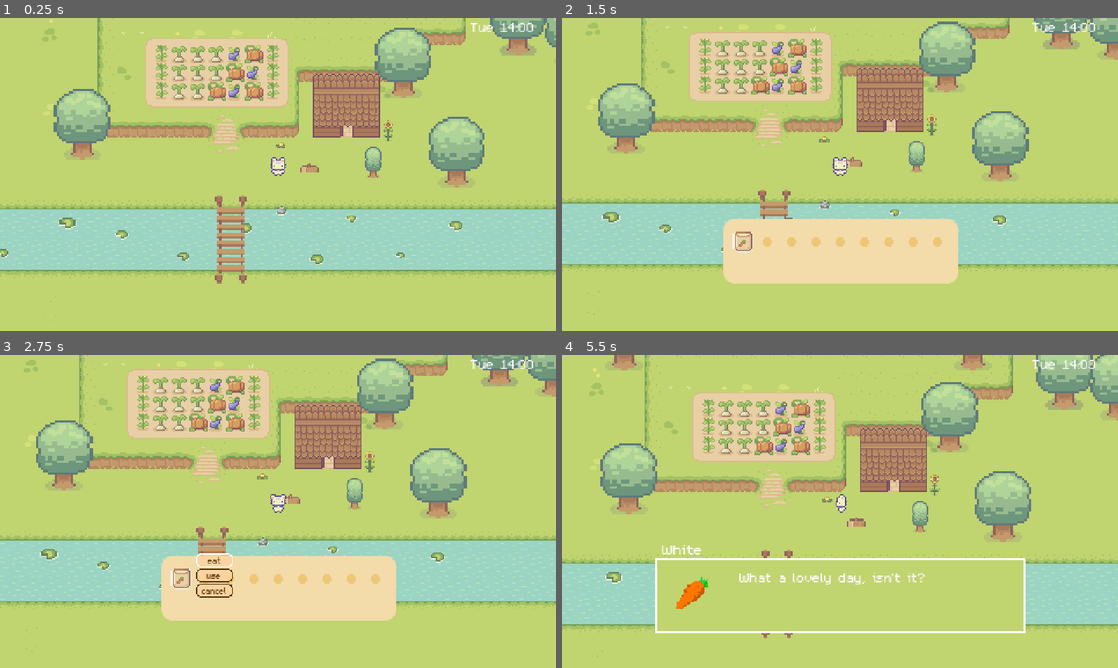
Above: before the commit, frames 1-4 (two rows, left to right).
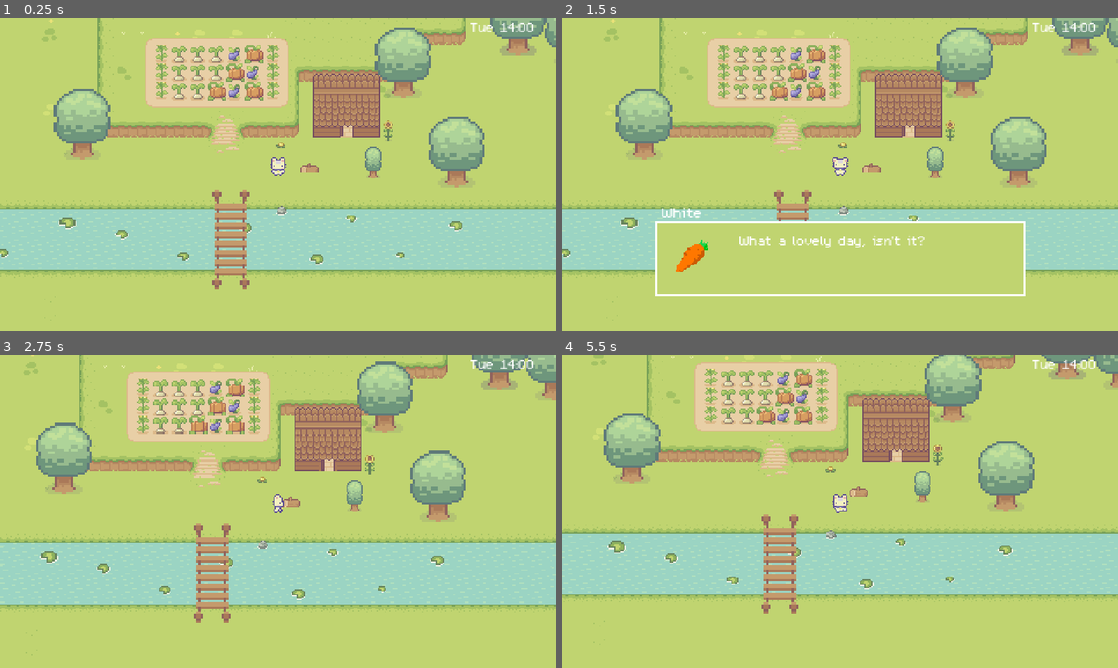
Above: after the commit, the same moments.

Repository: nkbs33/Godot_Farm
Game: Godot game, scene res://demo.tscn
Same seed, same stepped clock (60 frames per second), same inputs: the game is played once before the commit and once after it.
Inputs:
- Up to frame 1 (0.25 s): no input
- Up to frame 2 (1.5 s): tap Enter (ui_accept) at 0.5, 0.77, 1.07 s; hold D (move_right) 0.53-1.28 s; tap Space at 0.6 s; tap E at 0.8, 1.35 s; hold S (move_down) from 1.28 s (still down)
- Up to frame 3 (2.75 s): tap Enter (ui_accept) at 1.52, 1.55, 1.82 s; release S (move_down) at 2.03 s; hold D (move_right) from 2.03 s (still down); hold Enter (ui_accept) from 2.03 s (still down); tap Space at 2.3 s
- Up to frame 4 (5.5 s): release D (move_right) at 2.78 s; release Enter (ui_accept) at 2.78 s; hold W (move_up) 2.78-3.53 s; tap Space at 2.85, 4.55 s; tap Enter (ui_accept) at 3.02, 3.32, 4.52, 4.82 s; tap E at 3.05, 3.6, 5.3 s; hold Enter (ui_accept) 3.53-4.28 s; hold A (move_left) 3.53-5.03 s; tap Escape at 4.15 s; tap J at 4.35 s; hold S (move_down) from 5.03 s (still down); tap I at 5.1 s

The runs differ from the first frame. In frame 1, 1.1% of the frame differs, in the area x 38-45%, y 54-87%; in frame 2, 37%; in frame 3, 22%; in frame 4, 48%, in the area x 0-100%, y 0-97%.

Commit message:
work work

Diff:
--- a/GlobalData/backpack_data.gd
+++ b/GlobalData/backpack_data.gd
@@ -4,11 +4,12 @@
 
 @export var items = []
 var num_empty = 0
+const NUM_SLOTS = 256
 
 # Called when the node enters the scene tree for the first time.
 func _ready():
-	items.resize(5)
-	num_empty = 5
+	items.resize(NUM_SLOTS)
+	num_empty = NUM_SLOTS
 	items[0] = {"name":"carrot", "amount":0}
 
 func is_full():
--- a/UI/Dialogue/dialogue.gd
+++ b/UI/Dialogue/dialogue.gd
@@ -3,7 +3,9 @@
 
 var dialog_index = -1
 var dialog_data
-var smooth_display_enabled:bool = true
+
+@export var smooth_display_enabled:bool = true
+@export var text_speed = 5
 var is_smooth_playing:bool = false
 var smooth_play_timer:float
 
@@ -14,6 +16,15 @@
 	var f = FileAccess.open("res://UI/Dialogue/assets/dialog_file.json", FileAccess.READ)
 	dialog_data = JSON.parse_string(f.get_as_text())
 
+func toggle_visible(vis):
+	visible = vis
+	dialog_index = -1
+
+func handle_action(action):
+	if action == "ui_accept" and not is_smooth_playing:
+		dialog_index += 1
+		update_dialog()
+
 func update_dialog():
 	if dialog_index >= dialog_data.size():
 		exit.emit()
@@ -22,7 +33,6 @@
 	d_text.text = dialog_data[dialog_index]["text"]
 	smooth_display()
 
-
 func smooth_display():
 	if not smooth_display_enabled:
 		return
@@ -30,20 +40,15 @@
 	is_smooth_playing = true
 	smooth_play_timer = 0
 
+func _process(delta):
+	if not is_smooth_playing:
+		return
+	smooth_play_timer += delta
+	while smooth_play_timer > 0.05/text_speed:
+		increase_display_length()
+		smooth_play_timer -= 0.05/text_speed
+
 func increase_display_length():
 	d_text.visible_characters += 1
 	if d_text.visible_characters == dialog_data[dialog_index]["text"].length():
 		is_smooth_playing = false
-
-func _process(delta):
-	if not is_smooth_playing:
-		return
-	smooth_play_timer += delta
-	while smooth_play_timer > 0.01:
-		increase_display_length()
-		smooth_play_timer -= 0.01
-
-func handle_action(action):
-	if action == "ui_accept" and not is_smooth_playing:
-		dialog_index += 1
-		update_dialog()
--- a/UI/HUD.gd
+++ b/UI/HUD.gd
@@ -1,48 +1,47 @@
 extends CanvasLayer
-signal set_player_input(enable)
+signal set_player_controllable(enable)
 
-var focus:String = ""
 var focus_element = null:
 	set(value):
-		set_player_input.emit(value==null)
+		set_player_controllable.emit(value==null)
 		focus_element = value
 
 @onready var backpack = $Backpack
 @onready var dialog = $Dialogue
 
 func _ready():
+	initialize()
+
+func initialize():
 	$Backpack.hide()
 	$Dialogue.hide()
 
 func close_current():
 	if focus_element != null:
-		focus_element.hide()
+		focus_element.toggle_visible(false)
 		focus_element = null
-	focus = ""
 
-func toggle_backpack():
-	if focus == "backpack":
+func show_panel(panel):
+	if focus_element:
+		return
+	panel.toggle_visible(true)
+	focus_element = panel
+
+func toggle_panel(panel):
+	if focus_element == panel: # already visible
 		close_current()
 		return
-	elif focus != "":
+	elif focus_element: # focusing others
 		return
-	focus = "backpack"
-	focus_element = backpack
-	focus_element.show()
+	focus_element = panel
+	panel.toggle_visible(true)
 
 func _on_player_toggle_panel(panel):
 	if panel=="backpack":
-		toggle_backpack()
+		toggle_panel(backpack)
 
 func _input(event):
 	if event.is_action_pressed("ui_accept"):
-		if focus == "":
-			show_dialog()
-		if focus_element != null:
-			focus_element.handle_action("ui_accept")
-
-func show_dialog():
-	dialog.show()
-	dialog.dialog_index = -1
-	focus = "dialogue"
-	focus_element = dialog
+		if focus_element == null:
+			show_panel(dialog)
+		focus_element.handle_action("ui_accept")
--- a/UI/HUD.tscn
+++ b/UI/HUD.tscn
@@ -24,6 +24,7 @@
 [node name="Dialogue" parent="." instance=ExtResource("3_sh8n1")]
 visible = false
 anchors_preset = -1
+text_speed = 3
 
 [node name="Gadgets" type="Control" parent="."]
 layout_mode = 3
@@ -46,5 +47,4 @@
 theme_override_font_sizes/font_size = 18
 text = "Tue 14:00 "
 
-[connection signal="exit" from="Backpack" to="." method="close_current"]
 [connection signal="exit" from="Dialogue" to="." method="close_current"]
--- a/UI/backpack/BackpackUI.gd
+++ b/UI/backpack/BackpackUI.gd
@@ -1,5 +1,4 @@
 extends Control
-signal exit
 
 const NUM_SLOTS_ROW = 9
 var focus = ""
@@ -13,10 +12,15 @@
 		current_index = (value + NUM_SLOTS_ROW)%NUM_SLOTS_ROW
 		get_slot(current_index).selected = true
 		item_menu.set_global_position(get_slot(current_index).global_position + Vector2(21,-14))
-		toggle_item_menu(false)
+		item_menu.toggle_visible(false)
 
 func get_slot(idx):
 	return slots.get_node("Slot_"+str(idx))
+func get_item_data(idx):
+	return backpack_data.items[idx]
+func check_valid(idx):
+	var item_data = get_item_data(idx)
+	return item_data != null and item_data.amount > 0
 
 func _ready():
 	slots = get_node("BackpackPanel/Slots")
@@ -32,24 +36,19 @@
 func _on_backpack_item_num_change(index, num):
 	slots.get_node("Slot_"+str(index)).num = num
 
-func close_self():
+func toggle_visible(vis):
 	item_menu.hide()
-	exit.emit()
-
-
-func toggle_item_menu(on):
-	if item_menu.visible != on:
-		item_menu.visible = on
-	if on:
-		focus = "item_submenu"
-		item_menu.current_index = 0
-	else:
-		focus = "slots"
-
+	visible = vis
 
 func reduce_item():
 	backpack_data.change_item_num(current_index, -1)
 
+func _input(event):
+	if not visible:
+		return
+	if event.is_action_pressed("ui_accept"):
+		if check_valid(current_index):
+			item_menu.toggle_visible(true)
 
 func _unhandled_input(event):
 	if not visible:
@@ -60,12 +59,10 @@
 				current_index -= 1
 			if event.keycode == KEY_RIGHT:
 				current_index += 1
-			if event.keycode == KEY_SPACE:
-				toggle_item_menu(!item_menu.visible)
 			if event.keycode == KEY_ESCAPE and item_menu.visible:
-				toggle_item_menu(false)
+				item_menu.toggle_visible(false)
 			if event.keycode == KEY_ESCAPE and focus == "slots":
-				close_self()
+				toggle_visible(false)
 
 func handle_action(action):
 	pass
--- a/UI/backpack/item_menu.gd
+++ b/UI/backpack/item_menu.gd
@@ -9,22 +9,30 @@
 		current_index = (value+3)%3
 		get_node("Entry_"+str(current_index) + "/SelectBox").show()
 
-func _unhandled_input(event):
+func _input(event):
 	if not visible:
 		return
-	if event is InputEventKey:
-		if event.pressed:
-			if event.keycode == KEY_UP:
-				current_index -= 1
-				get_viewport().set_input_as_handled()
-			if event.keycode == KEY_DOWN:
-				current_index += 1
-				get_viewport().set_input_as_handled()
-			if event.keycode == KEY_SPACE:
-				print(get_node("Entry_"+str(current_index)).text)
 
-				if current_index == 0 or current_index == 1:
-					backpack.reduce_item()
-				if current_index == length-1:
-					backpack.toggle_item_menu(false)
-				get_viewport().set_input_as_handled()
+	if event.is_action_pressed("ui_accept"):
+		get_viewport().set_input_as_handled()
+		if current_index == 0:
+			backpack.reduce_item()
+		else:
+			toggle_visible(false)
+		if not backpack.check_valid(backpack.current_index):
+			toggle_visible(false)
+
+	if event.is_action_pressed("move_down"):
+		current_index += 1
+		get_viewport().set_input_as_handled()
+	elif event.is_action_pressed("move_up"):
+		current_index -= 1
+		get_viewport().set_input_as_handled()
+
+func toggle_visible(vis):
+	visible = vis
+	if vis:
+		backpack.focus = "item_submenu"
+		current_index = 0
+	else:
+		backpack.focus = "slots"
--- a/UI/backpack/sub_menu.tscn
+++ b/UI/backpack/sub_menu.tscn
@@ -3,7 +3,7 @@
 [ext_resource type="Script" path="res://UI/backpack/item_menu.gd" id="1_b3bvv"]
 [ext_resource type="PackedScene" uid="uid://ptdk7stfpqt1" path="res://UI/backpack/sub_menu_item.tscn" id="2_jy23k"]
 
-[node name="GridContainer" type="GridContainer"]
+[node name="ItemSubMenu" type="GridContainer"]
 offset_right = 40.0
 offset_bottom = 58.0
 theme_override_constants/v_separation = 1
@@ -11,11 +11,11 @@
 
 [node name="Entry_0" parent="." instance=ExtResource("2_jy23k")]
 layout_mode = 2
-text = "eat"
+text = "use"
 
 [node name="Entry_1" parent="." instance=ExtResource("2_jy23k")]
 layout_mode = 2
-text = "use"
+text = "hold"
 
 [node name="Entry_2" parent="." instance=ExtResource("2_jy23k")]
 layout_mode = 2
--- a/creatures/player/player.gd
+++ b/creatures/player/player.gd
@@ -75,5 +75,5 @@
 		backpack_data.add_item("carrot")
 		item.queue_free()
 
-func toggle_input_enable(enable):
-	input_enabled = enable
+func toggle_controllable(controllable):
+	input_enabled = controllable
--- a/demo.tscn
+++ b/demo.tscn
@@ -30,5 +30,5 @@
 [node name="RemoteTransform2D" type="RemoteTransform2D" parent="Player"]
 remote_path = NodePath("../../Camera2D")
 
-[connection signal="set_player_input" from="HUD" to="Player" method="toggle_input_enable"]
+[connection signal="set_player_controllable" from="HUD" to="Player" method="toggle_controllable"]
 [connection signal="toggle_panel" from="Player" to="HUD" method="_on_player_toggle_panel"]
--- a/world_maps/chop_wood.tscn
+++ /dev/null
@@ -1,20 +0,0 @@
-[gd_scene load_steps=3 format=3 uid="uid://bwxay126yg7hj"]
-
-[ext_resource type="Texture2D" uid="uid://ca2chdgre443" path="res://resources/Sprout Lands - Sprites - Basic pack/Objects/Basic_Grass_Biom_things.png" id="1_xarpy"]
-
-[sub_resource type="RectangleShape2D" id="RectangleShape2D_1yrxk"]
-size = Vector2(16, 3.58)
-
-[node name="wood" type="Sprite2D"]
-z_index = 5
-y_sort_enabled = true
-texture = ExtResource("1_xarpy")
-offset = Vector2(0, -3)
-region_enabled = true
-region_rect = Rect2(80, 35, 16, 9)
-
-[node name="StaticBody2D" type="StaticBody2D" parent="."]
-
-[node name="CollisionShape2D" type="CollisionShape2D" parent="StaticBody2D"]
-position = Vector2(0, -0.285)
-shape = SubResource("RectangleShape2D_1yrxk")
--- a/world_maps/tree_2.tscn
+++ /dev/null
@@ -1,19 +0,0 @@
-[gd_scene load_steps=3 format=3 uid="uid://ko2g3632c05s"]
-
-[ext_resource type="Texture2D" uid="uid://ca2chdgre443" path="res://resources/Sprout Lands - Sprites - Basic pack/Objects/Basic_Grass_Biom_things.png" id="1_i7y0e"]
-
-[sub_resource type="RectangleShape2D" id="RectangleShape2D_sa2lh"]
-size = Vector2(6, 4)
-
-[node name="Tree2" type="Sprite2D"]
-z_index = 5
-y_sort_enabled = true
-texture = ExtResource("1_i7y0e")
-offset = Vector2(0, -11.54)
-region_enabled = true
-region_rect = Rect2(1, 0, 14, 27)
-
-[node name="StaticBody2D" type="StaticBody2D" parent="."]
-
-[node name="CollisionShape2D" type="CollisionShape2D" parent="StaticBody2D"]
-shape = SubResource("RectangleShape2D_sa2lh")
--- a/world_maps/tree_common.tscn
+++ /dev/null
@@ -1,22 +0,0 @@
-[gd_scene load_steps=3 format=3 uid="uid://dqchaucijkkqd"]
-
-[ext_resource type="Texture2D" uid="uid://ca2chdgre443" path="res://assets/images/Sprout Lands - Sprites - Basic pack/Objects/Basic_Grass_Biom_things.png" id="1_5atuv"]
-
-[sub_resource type="RectangleShape2D" id="RectangleShape2D_3jj7m"]
-size = Vector2(8.32652, 2.93877)
-
-[node name="TreeCommon" type="Sprite2D"]
-z_index = 5
-y_sort_enabled = true
-scale = Vector2(2.04167, 2.04167)
-texture = ExtResource("1_5atuv")
-offset = Vector2(0, -12.92)
-region_enabled = true
-region_rect = Rect2(20, 1, 24, 30)
-
-[node name="StaticBody2D" type="StaticBody2D" parent="."]
-z_as_relative = false
-
-[node name="CollisionShape2D" type="CollisionShape2D" parent="StaticBody2D"]
-position = Vector2(0, -0.489795)
-shape = SubResource("RectangleShape2D_3jj7m")
--- a/world_maps/wood_bridge.tscn
+++ /dev/null
@@ -1,36 +0,0 @@
-[gd_scene load_steps=5 format=3 uid="uid://bhph7bkqo7qfj"]
-
-[ext_resource type="Texture2D" uid="uid://dwtoj60co51bn" path="res://assets/images/Sprout Lands - Sprites - Basic pack/Objects/Wood_Bridge.png" id="1_fhd7v"]
-[ext_resource type="Script" path="res://world_maps/bridge_area.gd" id="2_8gev3"]
-
-[sub_resource type="RectangleShape2D" id="RectangleShape2D_yyelf"]
-size = Vector2(12.9441, 42.6365)
-
-[sub_resource type="RectangleShape2D" id="RectangleShape2D_htx1v"]
-size = Vector2(2.9396, 42.6365)
-
-[node name="WoodBridge" type="Sprite2D"]
-position = Vector2(148, 280)
-scale = Vector2(1.69962, 1.78251)
-texture = ExtResource("1_fhd7v")
-region_enabled = true
-region_rect = Rect2(0, 1.78314, 15.9435, 43.512)
-script = ExtResource("2_8gev3")
-
-[node name="Area2D" type="Area2D" parent="."]
-visible = false
-collision_layer = 2
-
-[node name="CollisionShape2D" type="CollisionShape2D" parent="Area2D"]
-shape = SubResource("RectangleShape2D_yyelf")
-
-[node name="StaticBody2D" type="StaticBody2D" parent="."]
-visible = false
-
-[node name="CollisionShape2D" type="CollisionShape2D" parent="StaticBody2D"]
-position = Vector2(8.23713, 0)
-shape = SubResource("RectangleShape2D_htx1v")
-
-[node name="CollisionShape2D2" type="CollisionShape2D" parent="StaticBody2D"]
-position = Vector2(-8.23713, 0)
-shape = SubResource("RectangleShape2D_htx1v")
--- a/world_maps/world_objects/wood_bridge.tscn
+++ b/world_maps/world_objects/wood_bridge.tscn
@@ -7,14 +7,14 @@
 size = Vector2(12.9441, 42.6365)
 
 [sub_resource type="RectangleShape2D" id="RectangleShape2D_htx1v"]
-size = Vector2(2.9396, 42.6365)
+size = Vector2(3, 44)
 
 [sub_resource type="RectangleShape2D" id="RectangleShape2D_5233n"]
-size = Vector2(2.94072, 5.51195)
+size = Vector2(3, 6.5)
 
 [node name="WoodBridge" type="Sprite2D"]
 position = Vector2(148, 280)
-scale = Vector2(1.69962, 1.78251)
+scale = Vector2(2, 2)
 texture = ExtResource("1_62vws")
 region_enabled = true
 region_rect = Rect2(0, 1.78314, 15.9435, 43.512)
@@ -30,11 +30,11 @@
 [node name="StaticBody2D" type="StaticBody2D" parent="."]
 
 [node name="CollisionShape2D" type="CollisionShape2D" parent="StaticBody2D"]
-position = Vector2(8.23714, 0)
+position = Vector2(8.5, 0)
 shape = SubResource("RectangleShape2D_htx1v")
 
 [node name="CollisionShape2D2" type="CollisionShape2D" parent="StaticBody2D"]
-position = Vector2(-8.23713, 0)
+position = Vector2(-8.5, 0)
 shape = SubResource("RectangleShape2D_htx1v")
 
 [node name="CollisionShape2D3" type="CollisionShape2D" parent="StaticBody2D"]
@@ -46,9 +46,9 @@
 shape = SubResource("RectangleShape2D_5233n")
 
 [node name="CollisionShape2D5" type="CollisionShape2D" parent="StaticBody2D"]
-position = Vector2(-5.454, -18.808)
+position = Vector2(-5.5, -18.75)
 shape = SubResource("RectangleShape2D_5233n")
 
 [node name="CollisionShape2D6" type="CollisionShape2D" parent="StaticBody2D"]
-position = Vector2(5.486, -18.808)
+position = Vector2(5.5, -18.75)
 shape = SubResource("RectangleShape2D_5233n")
